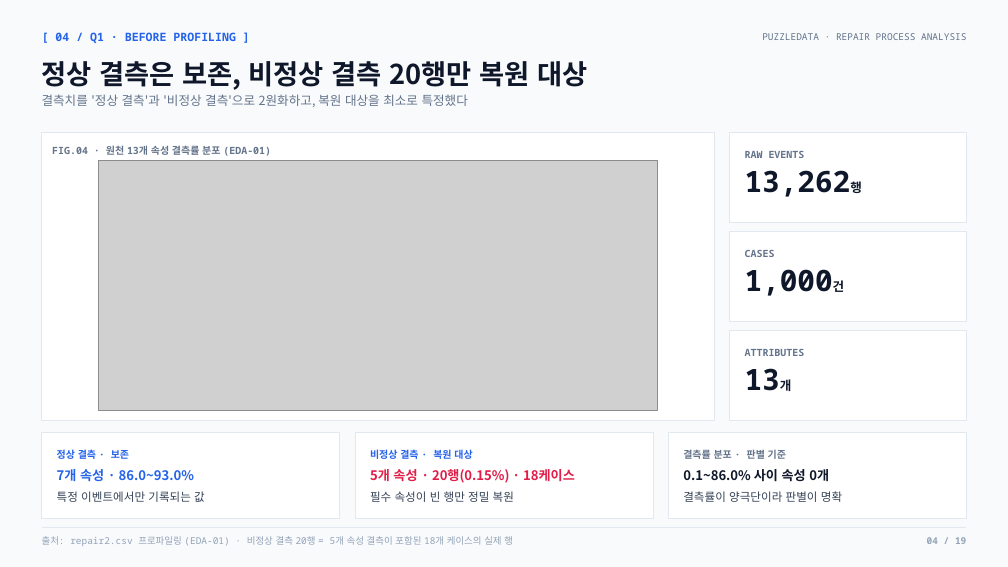
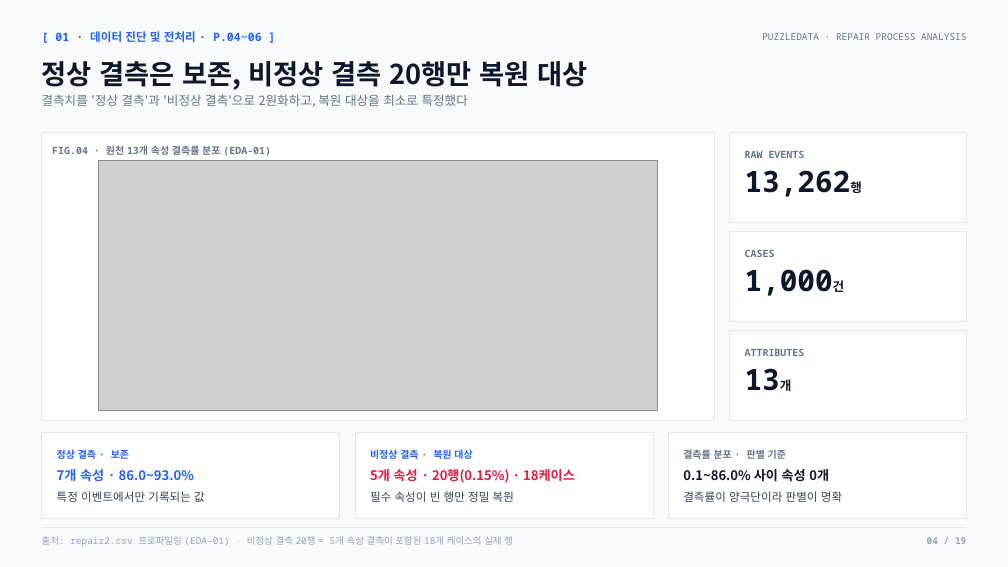
Before and after one commit to nus1245/puzzle_data, a slide deck: slide 4 of outputs/pptx/puzzledata_repair_report.pptx. Drawn at 1008x567 pixels with LibreOffice and Linux fonts; fonts in the diff are those of the drawing; grey boxes stand for pictures. Boxes give left, top, right and bottom in pixels: in the first picture for what was removed or moved away, otherwise in the second. Text is boxed around its words. In the diff, an @@ line names an element or a change of style, - is before the commit and + after.

```diff
--- a/outputs/pptx/puzzledata_repair_report.pptx
+++ b/outputs/pptx/puzzledata_repair_report.pptx
@@ text at box(55, 31, 262, 42): text changed @@
-[ 04 / Q1 · BEFORE PROFILING ]
+[ 01 · 데이터 진단 및 전처리 · P.04~06 ]
```
Also in this commit, not shown: 17 other slides changed, 6 other files.
